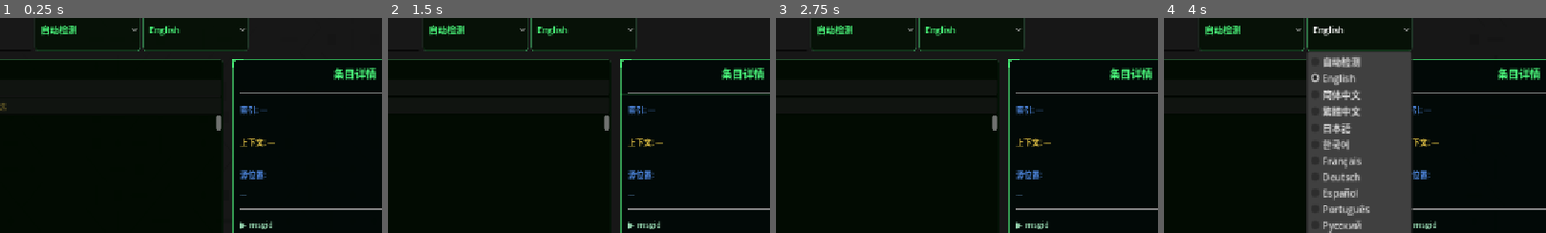
Above: before the commit, frames 1-4 (left to right).
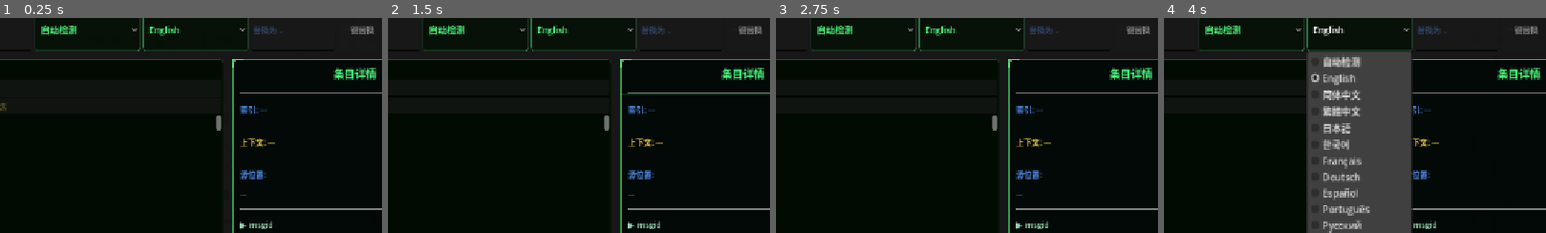
Above: after the commit, the same moments.

Repository: HeroopGames/PoTranslator--byHAN-Godot
Game: Godot game, scene res://Main/Translate/translate.tscn
Same seed, same stepped clock (60 frames per second), same inputs: the game is played once before the commit and once after it. This scene is started directly instead of the project's main scene.
Inputs (mouse positions are % of the whole screen's width and height, from its top left):
- Up to frame 1 (0.25 s): no input
- Up to frame 2 (1.5 s): click (33, 20) at 0.52 s; type "12" at 0.6 s; click (33, 25) at 0.75 s; type "12" at 0.83 s; click "LibreTranslate" at 1.25 s
- Up to frame 3 (2.75 s): click "检测API" at 2 s
- Up to frame 4 (4 s): click "自动检测" at 2.75 s; click "English" at 3.5 s
The pictures show only the part of the screen within x 36-86%, y 4-54%; the shares and areas given below are measured in that part.

The runs differ from the first frame. In frame 1, 0.4% of the frame differs, in the area x 66-98%, y 3-8%; in frame 2, 0.4%; in frame 3, 0.4%; in frame 4, 0.4%.

Commit message:
新增部分搜索条目灰色背景 新增部分搜索替换功能 新增手动修改msgstr后立刻刷新

Diff:
--- a/Project/po-translator-by-heroop/Main/Translate/PO/po_entry.gd
+++ b/Project/po-translator-by-heroop/Main/Translate/PO/po_entry.gd
@@ -7,11 +7,13 @@
 signal entry_saved(entry_index: int, field: String, new_text: String)
 signal entry_hovered(entry_index: int)
 signal entry_unhovered(entry_index: int)
-
-@onready var src_label: Label = $Row/SrcLabel
+signal entry_checked(entry_index: int, checked: bool)
+
+@onready var src_label: RichTextLabel = $Row/SrcLabel
 @onready var src_edit: TextEdit = $Row/SrcEdit
-@onready var dst_label: Label = $Row/DstLabel
+@onready var dst_label: RichTextLabel = $Row/DstLabel
 @onready var dst_edit: TextEdit = $Row/DstEdit
+@onready var chk_select: CheckBox = $Row/ChkSelect
 @onready var blur_bg: ColorRect = $BlurBg
 @onready var backbuffer_copy: BackBufferCopy = $BackBufferCopy
 
@@ -22,6 +24,11 @@
 var original_src: String = ""
 var original_dst: String = ""
 var _source: String = ""  # "manual" | "rule" | "memory" | "ai" | "" = 未翻译
+
+# — 高亮缓存：上次高亮用的搜索词和原始文本 —
+var _last_search_text: String = ""
+var _last_src_text: String = ""
+var _last_dst_text: String = ""
 
 
 # --------------------- 静态工具：行高估算 ---------------------
@@ -55,13 +62,58 @@
 	original_src = msgid
 	original_dst = msgstr
 	_source = source
-	src_label.text = msgid
 	src_edit.text = msgid
-	dst_label.text = msgstr
 	dst_edit.text = msgstr
+	src_label.text = _escape_bbcode(msgid)
+	dst_label.text = _escape_bbcode(msgstr)
+
+	# 存储原始文本用于高亮重建
+	_last_src_text = msgid
+	_last_dst_text = msgstr
+	_last_search_text = ""
 
 	_apply_colors()
 	$Row.queue_sort()
+
+
+# --------------------- 搜索高亮 ---------------------
+
+## 对 src_label 和 dst_label 应用搜索高亮（匹配文本加灰色背景）
+func apply_search_highlight(search_text: String):
+	if search_text == _last_search_text and original_src == _last_src_text and original_dst == _last_dst_text:
+		return
+	_last_search_text = search_text
+	_last_src_text = original_src
+	_last_dst_text = original_dst
+
+	src_label.text = _build_highlighted_text(original_src, search_text)
+	dst_label.text = _build_highlighted_text(original_dst, search_text)
+
+## 构建带高亮的 BBCode 文本（不区分大小写匹配）
+func _build_highlighted_text(raw: String, search: String) -> String:
+	if search.is_empty() or raw.is_empty():
+		return _escape_bbcode(raw)
+	var result := ""
+	var lower_raw := raw.to_lower()
+	var lower_search := search.to_lower()
+	var pos := 0
+	while pos < raw.length():
+		var found := lower_raw.find(lower_search, pos)
+		if found == -1:
+			result += _escape_bbcode(raw.substr(pos))
+			break
+		# 匹配前的普通文本
+		if found > pos:
+			result += _escape_bbcode(raw.substr(pos, found - pos))
+		# 匹配的高亮文本
+		var matched := raw.substr(found, search.length())
+		result += "[bgcolor=#555555]" + _escape_bbcode(matched) + "[/bgcolor]"
+		pos = found + search.length()
+	return result
+
+## 转义 BBCode 特殊字符
+func _escape_bbcode(s: String) -> String:
+	return s.replace("[", "[lb]")
 
 
 # --------------------- 颜色 ---------------------
@@ -78,8 +130,23 @@
 			_:        c = Color(0.3, 1, 0.5, 1)    # 默认绿色（兼容旧数据）
 	else:
 		c = Color(0.85, 0.35, 0.35, 1)  # 红色 未翻译
-	dst_label.add_theme_color_override("font_color", c)
+	dst_label.add_theme_color_override("default_color", c)
 	dst_edit.add_theme_color_override("font_color", c)
+	# 重新应用高亮以刷新颜色
+	_last_search_text = ""  # 强制重建高亮
+
+
+# --------------------- 复选框 ---------------------
+
+## 设置复选框状态（不触发信号）
+func set_checked(checked: bool):
+	chk_select.set_block_signals(true)
+	chk_select.button_pressed = checked
+	chk_select.set_block_signals(false)
+
+## 获取当前复选框状态
+func is_checked() -> bool:
+	return chk_select.button_pressed
 
 
 # --------------------- 编辑态切换 ---------------------
@@ -128,12 +195,13 @@
 	_save_field(field, new_text)
 	print("[PoEntry] PO修改完成")
 	if field == "msgid":
-		src_label.text = new_text
 		original_src = new_text
-	else:
-		dst_label.text = new_text
+		src_label.text = _escape_bbcode(new_text)
+	else:
 		original_dst = new_text
-	_apply_colors()
+		dst_label.text = _escape_bbcode(new_text)
+		_apply_colors()
+	_last_search_text = ""  # 强制重建高亮
 	_switch_to_display()
 
 ## 丢弃修改并退回显示态（Esc 触发）
@@ -157,12 +225,10 @@
 func _save_and_switch(save_field: String, save_text: String, target_mode: EditMode):
 	_save_field(save_field, save_text)
 	if save_field == "msgid":
-		src_label.text = save_text
 		original_src = save_text
 	else:
-		dst_label.text = save_text
 		original_dst = save_text
-	_apply_colors()
+		_apply_colors()
 	_edit_mode = EditMode.NONE  # 先改模式，防止隐藏时焦点离开触发重复保存
 	src_label.visible = true
 	src_edit.visible = false
@@ -235,6 +301,7 @@
 func _ready():
 	mouse_entered.connect(_on_mouse_entered)
 	mouse_exited.connect(_on_mouse_exited)
+	chk_select.toggled.connect(_on_chk_toggled)
 
 func _on_mouse_entered():
 	if _entry_index >= 0:
@@ -243,3 +310,7 @@
 func _on_mouse_exited():
 	if _entry_index >= 0:
 		entry_unhovered.emit(_entry_index)
+
+func _on_chk_toggled(checked: bool):
+	if _entry_index >= 0:
+		entry_checked.emit(_entry_index, checked)
--- a/Project/po-translator-by-heroop/Main/Translate/PO/po_entry.tscn
+++ b/Project/po-translator-by-heroop/Main/Translate/PO/po_entry.tscn
@@ -39,15 +39,17 @@
 grow_vertical = 2
 theme_override_constants/separation = 10
 
-[node name="SrcLabel" type="Label" parent="Row" unique_id=247320792]
+[node name="SrcLabel" type="RichTextLabel" parent="Row" unique_id=247320792]
 layout_mode = 2
 size_flags_horizontal = 3
 size_flags_vertical = 3
 mouse_filter = 0
-theme_override_colors/font_color = Color(0.6, 0.85, 0.7, 1)
-theme_override_font_sizes/font_size = 14
+bbcode_enabled = true
+fit_content = true
+scroll_following = false
+theme_override_colors/default_color = Color(0.6, 0.85, 0.7, 1)
+theme_override_font_sizes/normal_font_size = 14
 autowrap_mode = 3
-vertical_alignment = 1
 
 [node name="SrcEdit" type="TextEdit" parent="Row" unique_id=247320791]
 visible = false
@@ -64,15 +66,25 @@
 theme_override_font_sizes/font_size = 14
 text = "→"
 
-[node name="DstLabel" type="Label" parent="Row" unique_id=1076014667]
+[node name="ChkSelect" type="CheckBox" parent="Row" unique_id=247320793]
+layout_mode = 2
+size_flags_vertical = 1
+theme_override_colors/font_color = Color(0.5, 0.75, 0.6, 0.8)
+theme_override_colors/font_pressed_color = Color(0.7, 1, 0.85, 1)
+theme_override_colors/font_hover_color = Color(0.7, 1, 0.85, 1)
+button_pressed = false
+
+[node name="DstLabel" type="RichTextLabel" parent="Row" unique_id=1076014667]
 layout_mode = 2
 size_flags_horizontal = 3
 size_flags_vertical = 3
 mouse_filter = 0
-theme_override_colors/font_color = Color(0.85, 0.35, 0.35, 1)
-theme_override_font_sizes/font_size = 14
+bbcode_enabled = true
+fit_content = true
+scroll_following = false
+theme_override_colors/default_color = Color(0.85, 0.35, 0.35, 1)
+theme_override_font_sizes/normal_font_size = 14
 autowrap_mode = 3
-vertical_alignment = 1
 
 [node name="DstEdit" type="TextEdit" parent="Row" unique_id=1076014666]
 visible = false
--- a/Project/po-translator-by-heroop/Main/Translate/translate.gd
+++ b/Project/po-translator-by-heroop/Main/Translate/translate.gd
@@ -40,6 +40,9 @@
 var _exact_search_text: String = ""
 var _filtered_indices: Array[int] = []
 var _filter_active: bool = false
+
+# — 复选框选中状态（key=条目索引）
+var _checked_entries: Dictionary = {}
 
 # — 虚拟列表状态
 var _entry_heights: Array[float] = []
@@ -113,6 +116,8 @@
 @onready var detail_msgid_content: Label = $DetailPanel/DetailScroll/DetailVBox/MsgidContent
 @onready var detail_msgstr_content: Label = $DetailPanel/DetailScroll/DetailVBox/MsgstrContent
 @onready var detail_dirty_label: Label = $DetailPanel/DetailScroll/DetailVBox/DirtyLabel
+@onready var replace_btn: Button = $TopBar/ReplaceBtn
+@onready var replace_edit: LineEdit = $TopBar/ReplaceEdit
 @onready var detail_glow_top: ColorRect = $DetailPanel/GlowLineTop
 @onready var detail_glow_bottom: ColorRect = $DetailPanel/GlowLineBottom
 @onready var detail_scan_line: ColorRect = $DetailPanel/ScanLine
@@ -141,6 +146,7 @@
 	exact_search_edit.text_submitted.connect(_on_exact_search_text_submitted)
 
 	refresh_btn.pressed.connect(_on_refresh_pressed)
+	replace_btn.pressed.connect(_on_replace_pressed)
 
 	chk_all.toggled.connect(_on_all_toggled)
 	chk_ai.toggled.connect(_on_filter_toggled)
@@ -237,6 +243,7 @@
 
 func _on_search_text_submitted(new_text: String):
 	_search_text = new_text.strip_edges()
+	replace_btn.disabled = _search_text.is_empty()
 	_apply_filter()
 
 func _on_exact_search_text_submitted(new_text: String):
@@ -291,6 +298,9 @@
 
 	var all_checked := chk_ai.button_pressed and chk_manual.button_pressed and chk_rule.button_pressed and chk_memory.button_pressed and chk_untranslated.button_pressed and chk_empty.button_pressed
 	_filter_active = not _search_text.is_empty() or not _exact_search_text.is_empty() or not all_checked
+
+	# 每次搜索重置所有对钩为关闭状态
+	_checked_entries.clear()
 
 	# 隐藏当前可见节点，放入隐藏池（不销毁，复用）
 	_move_visible_to_hidden_pool()
@@ -611,8 +621,10 @@
 	_exact_search_text = ""
 	_filtered_indices.clear()
 	_filter_active = false
+	_checked_entries.clear()
 	search_edit.text = ""
 	exact_search_edit.text = ""
+	replace_btn.disabled = true
 	var data: Dictionary = _po_data.get(file_name, {})
 	var msgids: PackedStringArray = data.get("msgids", PackedStringArray())
 
@@ -678,6 +690,8 @@
 		e.entry_hovered.disconnect(_on_entry_hovered)
 	if e.entry_unhovered.is_connected(_on_entry_unhovered):
 		e.entry_unhovered.disconnect(_on_entry_unhovered)
+	if e.entry_checked.is_connected(_on_entry_checked):
+		e.entry_checked.disconnect(_on_entry_checked)
 	_hidden_pool.append(e)
 	while _hidden_pool.size() > MAX_HIDDEN_POOL:
 		var x: PoEntry = _hidden_pool.pop_front()
@@ -728,6 +742,8 @@
 			e.entry_hovered.connect(_on_entry_hovered)
 		if not e.entry_unhovered.is_connected(_on_entry_unhovered):
 			e.entry_unhovered.connect(_on_entry_unhovered)
+		if not e.entry_checked.is_connected(_on_entry_checked):
+			e.entry_checked.connect(_on_entry_checked)
 		_fill_entry(e, _current_file_name, idx)
 		e.set_entry(
 			_get_entry_msgid(_current_file_name, idx),
@@ -736,6 +752,10 @@
 			_entry_heights[row_i],
 			idx
 		)
+		# 设置复选框状态
+		e.set_checked(_checked_entries.get(idx, false))
+		# 应用搜索高亮
+		e.apply_search_highlight(_search_text)
 		e.position.y = _entry_y[row_i]
 		e.size.x = po_list_container.size.x
 
@@ -1364,3 +1384,75 @@
 func _hide_toast():
 	_toast_label.visible = false
 	_toast_click_to_close = false
+
+
+# ======== 复选框 & 一键替换 ========
+
+func _on_entry_checked(entry_index: int, checked: bool):
+	if checked:
+		_checked_entries[entry_index] = true
+	else:
+		_checked_entries.erase(entry_index)
+
+func _on_replace_pressed():
+	if _search_text.is_empty() or _checked_entries.is_empty():
+		return
+
+	var data: Dictionary = _po_data.get(_current_file_name, {})
+	var msgstrs: PackedStringArray = data.get("msgstrs", PackedStringArray())
+	var msgids: PackedStringArray = data.get("msgids", PackedStringArray())
+
+	# 使用 ReplaceEdit 中的文本作为替换目标
+	var replace_with: String = replace_edit.text.strip_edges()
+	if replace_with.is_empty():
+		_show_toast("请先输入替换文本")
+		return
+
+	var lower_search := _search_text.to_lower()
+	var count := 0
+
+	for entry_idx in _checked_entries.keys():
+		var idx: int = entry_idx as int
+		if idx < 0 or idx >= msgstrs.size():
+			continue
+		var mstr: String = msgstrs[idx]
+		if mstr.is_empty():
+			continue
+
+		# 查找所有不区分大小写的匹配并替换
+		var lower_mstr := mstr.to_lower()
+		var new_mstr := ""
+		var pos := 0
+		var found_any := false
+		while pos < mstr.length():
+			var found := lower_mstr.find(lower_search, pos)
+			if found == -1:
+				new_mstr += mstr.substr(pos)
+				break
+			if found > pos:
+				new_mstr += mstr.substr(pos, found - pos)
+			new_mstr += replace_with
+			pos = found + _search_text.length()
+			found_any = true
+
+		if found_any:
+			msgstrs[idx] = new_mstr
+			_translation_source[idx] = "manual"
+			_mark_dirty(idx, "msgstr")
+			count += 1
+
+	if count > 0:
+		_dirty_files[_current_file_name] = true
+		_flush_save()
+		# 清除对钩
+		_checked_entries.clear()
+		# 刷新显示
+		_first_drawn = -1
+		_last_drawn = -1
+		_move_visible_to_hidden_pool()
+		_entry_pool.clear()
+		_do_refresh_visible_rows()
+		_show_toast("已替换 %d 条" % count)
+		_refresh_filter_counts()
+	else:
+		_show_toast("选中条目中未找到匹配文本")
--- a/Project/po-translator-by-heroop/Main/Translate/translate.tscn
+++ b/Project/po-translator-by-heroop/Main/Translate/translate.tscn
@@ -153,6 +153,26 @@
 theme_override_styles/pressed = SubResource("StyleBox_option_normal")
 theme_override_styles/hover = SubResource("StyleBox_option_hover")
 
+[node name="ReplaceEdit" type="LineEdit" parent="TopBar" unique_id=318985917]
+custom_minimum_size = Vector2(140, 0)
+layout_mode = 2
+theme_override_colors/font_color = Color(0.35, 0.6, 1, 1)
+theme_override_colors/font_placeholder_color = Color(0.35, 0.6, 1, 0.35)
+theme_override_font_sizes/font_size = 13
+placeholder_text = "替换为..."
+
+[node name="ReplaceBtn" type="Button" parent="TopBar" unique_id=318985916]
+custom_minimum_size = Vector2(72, 0)
+layout_mode = 2
+theme_override_colors/font_color = Color(0.35, 0.6, 1, 0.75)
+theme_override_colors/font_pressed_color = Color(0.5, 1, 0.7, 1)
+theme_override_colors/font_hover_color = Color(0.5, 1, 0.7, 1)
+theme_override_font_sizes/font_size = 13
+theme_override_styles/normal = SubResource("StyleBox_option_normal")
+theme_override_styles/hover = SubResource("StyleBox_option_hover")
+disabled = true
+text = "一键替换"
+
 [node name="Spacer" type="Control" parent="TopBar" unique_id=318985915]
 layout_mode = 2
 size_flags_horizontal = 3
